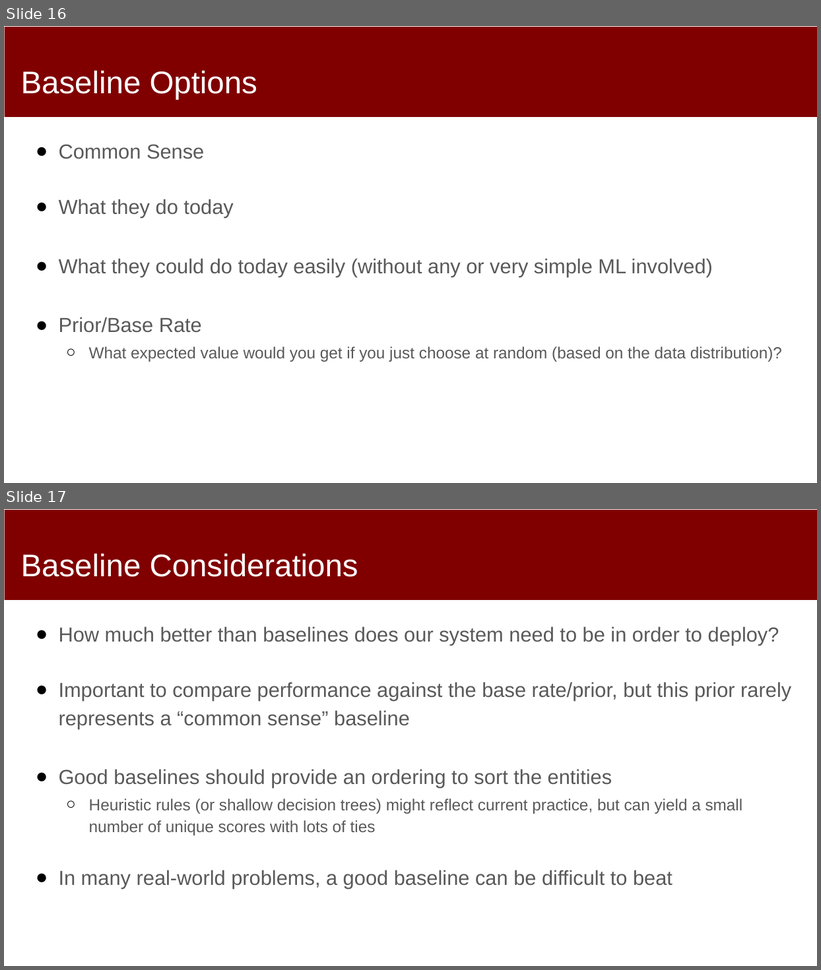
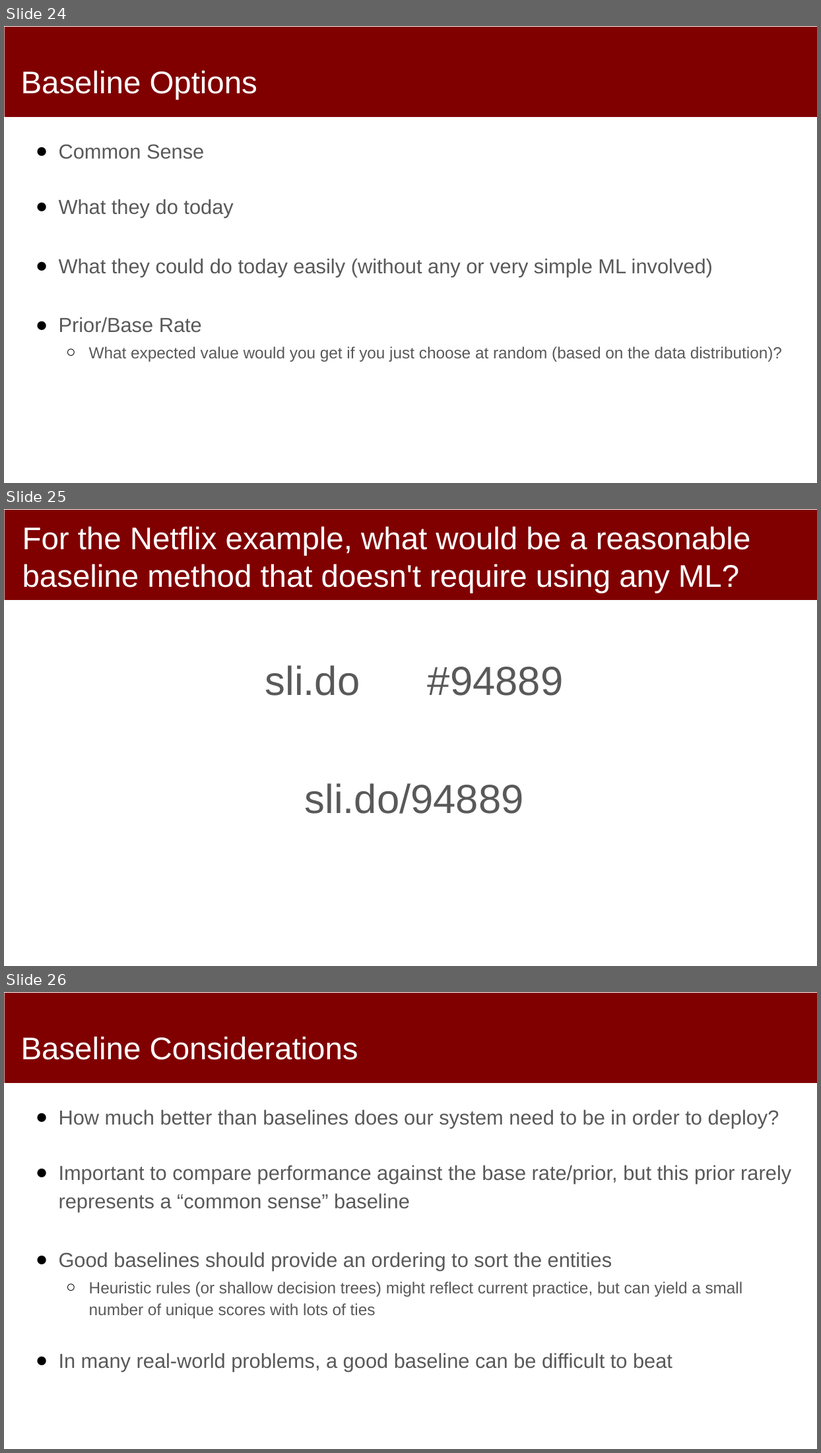
Before and after one commit to dssg/mlforpublicpolicylab, a slide deck: Lectures/07-formulation-and-baselines.pptx. Shown one above the other, each under a label of ours: slides 16 and 17 before the commit, slides 24, 25 and 26 after it. The pictures are 821x970 and 821x1453 pixels, drawn with LibreOffice and Linux fonts; fonts in the diff are those of the drawing. Boxes give left, top, right and bottom in pixels: in the first picture for what was removed or moved away, otherwise in the second. Text is boxed around its words. In the diff, an @@ line names an element or a change of style, - is before the commit and + after.

```diff
--- a/Lectures/07-formulation-and-baselines.pptx
+++ b/Lectures/07-formulation-and-baselines.pptx
@@ slide 25 added at bbox=[4, 509, 817, 966], background #FFFFFF; not listed: 1 template element that a slide beside it also shows @@
@@ title added at bbox=[22, 526, 751, 593], 37 pt, text #FFFFFF @@
+For the Netflix example, what would be a reasonable baseline method that doesn't require using any ML?
@@ text added at bbox=[265, 665, 563, 814], 48 pt, text #595959 @@
+sli.do #94889
+sli.do/94889
@@ what was slide 16 is now slide 24 @@
@@ what was slide 17 is now slide 26 @@
```
Also in this commit, not shown: 1 slide changed, 8 other slides added, 2 slides removed.
